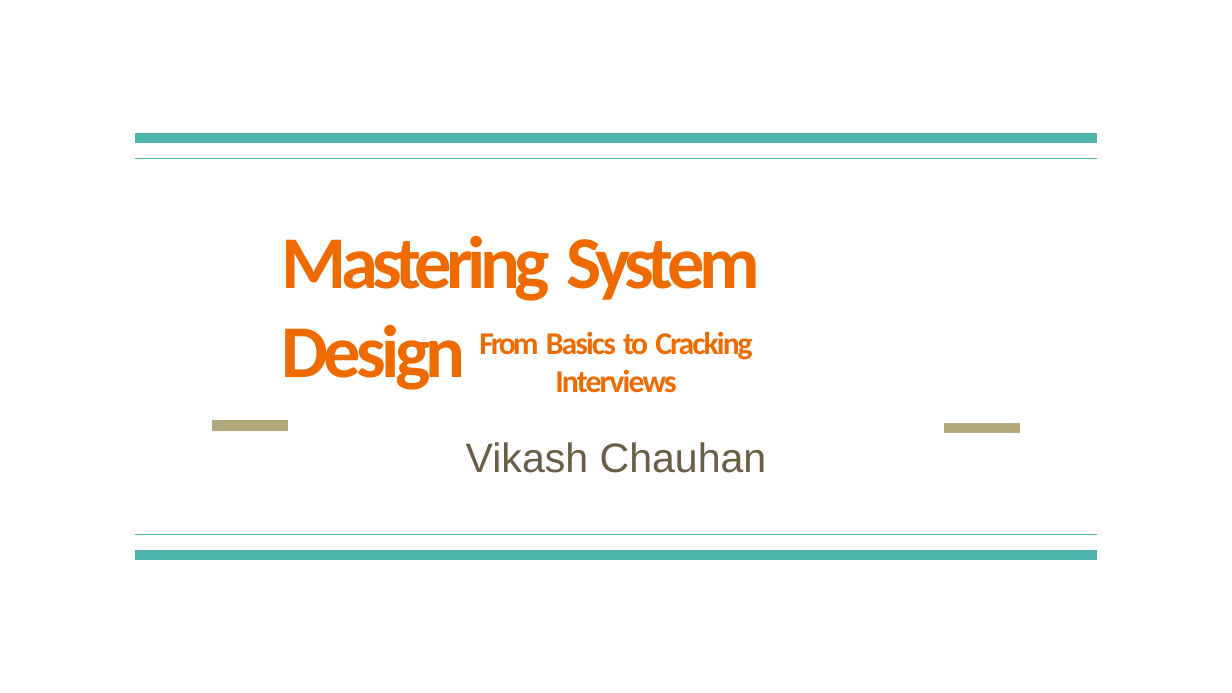
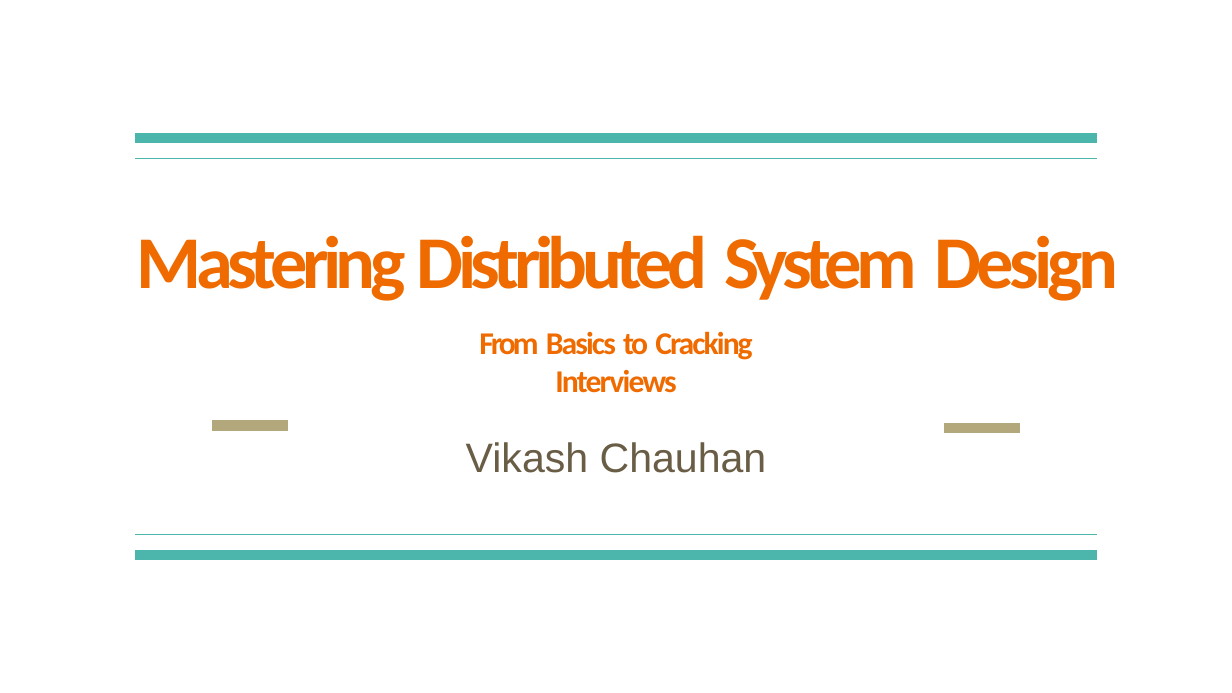
Before and after one commit to VikashChauhan51/system-design, a slide deck: slide 1 of High Level System Design/Fundamentals/1. Basic of System Design/Basic of System Design.pptx. Drawn at 1232x693 pixels with LibreOffice and Linux fonts; fonts in the diff are those of the drawing. Boxes give left, top, right and bottom in pixels: in the first picture for what was removed or moved away, otherwise in the second. Text is boxed around its words. In the diff, an @@ line names an element or a change of style, - is before the commit and + after.

Commit message:
updated PPT

```diff
--- a/High Level System Design/Fundamentals/1. Basic of System Design/Basic of System Design.pptx
+++ b/High Level System Design/Fundamentals/1. Basic of System Design/Basic of System Design.pptx
@@ title at (x1=137, y1=235, x2=1118, y2=301): text changed @@
-Mastering System Design
+Mastering Distributed System Design
```
